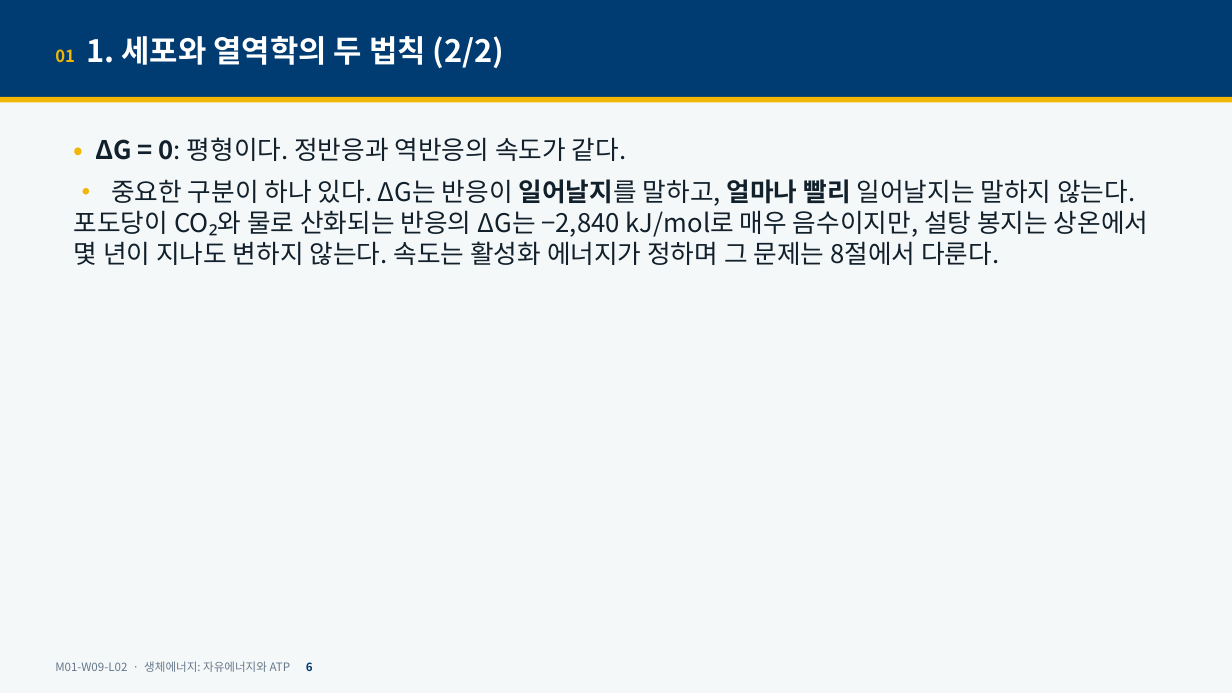
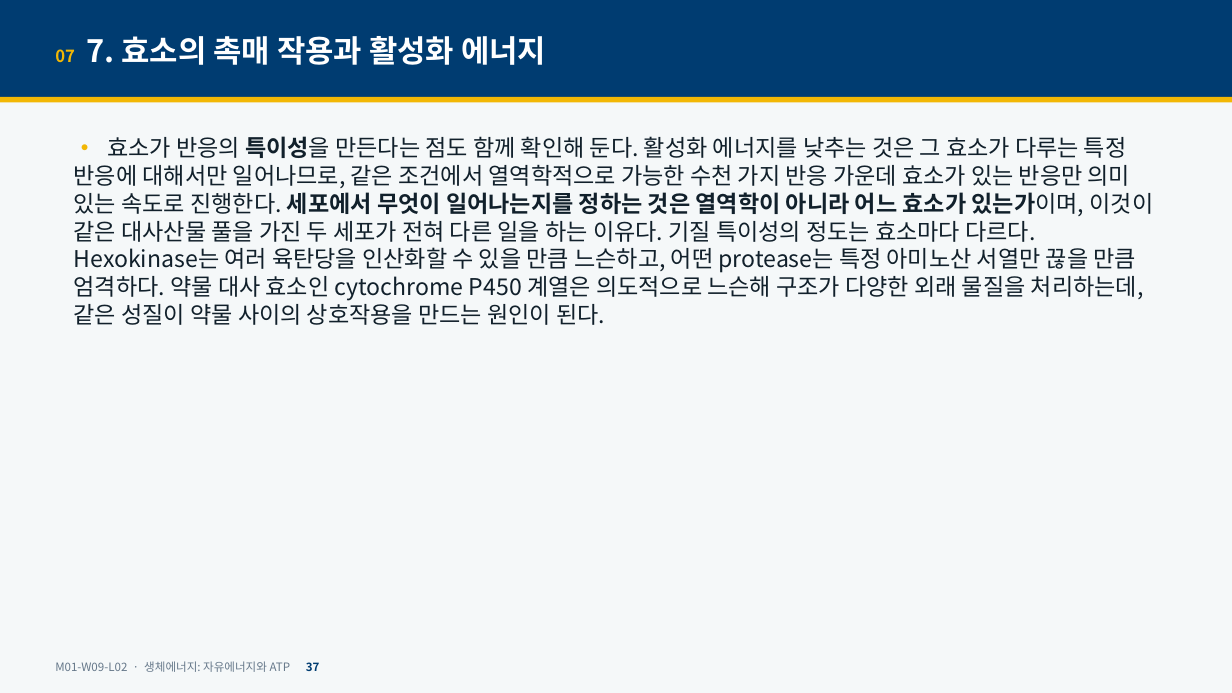
Before and after one commit to hoperiasd2/hoperiasd2.github.io, a slide deck: slide 37 of curriculum/M01/W09/L02/slides.pptx (slide 6 before the commit). Drawn at 1232x693 pixels with LibreOffice and Linux fonts; fonts in the diff are those of the drawing. Boxes give left, top, right and bottom in pixels: in the first picture for what was removed or moved away, otherwise in the second. Text is boxed around its words. In the diff, an @@ line names an element or a change of style, - is before the commit and + after.

```diff
--- a/curriculum/M01/W09/L02/slides.pptx
+++ b/curriculum/M01/W09/L02/slides.pptx
@@ text at (x1=55, y1=36, x2=546, y2=65): text changed @@
-01 1. 세포와 열역학의 두 법칙 (2/2)
+07 7. 효소의 촉매 작용과 활성화 에너지
@@ text at (x1=74, y1=136, x2=1154, y2=325): text changed; size 20 to 18 pt @@
-• ΔG = 0: 평형이다. 정반응과 역반응의 속도가 같다.
-• 중요한 구분이 하나 있다. ΔG는 반응이 일어날지를 말하고, 얼마나 빨리 일어날지는 말하지 않는다. 포도당이 CO₂와 물로 산화되는 반응의 ΔG는 −2,840 kJ/mol로 매우 음수이지만, 설탕 봉지는 상온에서 몇 년이 지나도 변하지 않는다. 속도는 활성화 에너지가 정하며 그 문제는 8절에서 다룬다.
+• 효소가 반응의 특이성을 만든다는 점도 함께 확인해 둔다. 활성화 에너지를 낮추는 것은 그 효소가 다루는 특정 반응에 대해서만 일어나므로, 같은 조건에서 열역학적으로 가능한 수천 가지 반응 가운데 효소가 있는 반응만 의미 있는 속도로 진행한다. 세포에서 무엇이 일어나는지를 정하는 것은 열역학이 아니라 어느 효소가 있는가이며, 이것이 같은 대사산물 풀을 가진 두 세포가 전혀 다른 일을 하는 이유다. 기질 특이성의 정도는 효소마다 다르다. Hexokinase는 여러 육탄당을 인산화할 수 있을 만큼 느슨하고, 어떤 protease는 특정 아미노산 서열만 끊을 만큼 엄격하다. 약물 대사 효소인 cytochrome P450 계열은 의도적으로 느슨해 구조가 다양한 외래 물질을 처리하는데, 같은 성질이 약물 사이의 상호작용을 만드는 원인이 된다.
@@ text at (x1=55, y1=661, x2=320, y2=672): text changed @@
-M01-W09-L02 · 생체에너지: 자유에너지와 ATP 6
+M01-W09-L02 · 생체에너지: 자유에너지와 ATP 37
```
Also in this commit, not shown: 43 other slides changed, 13 slides added, 5 other files.
